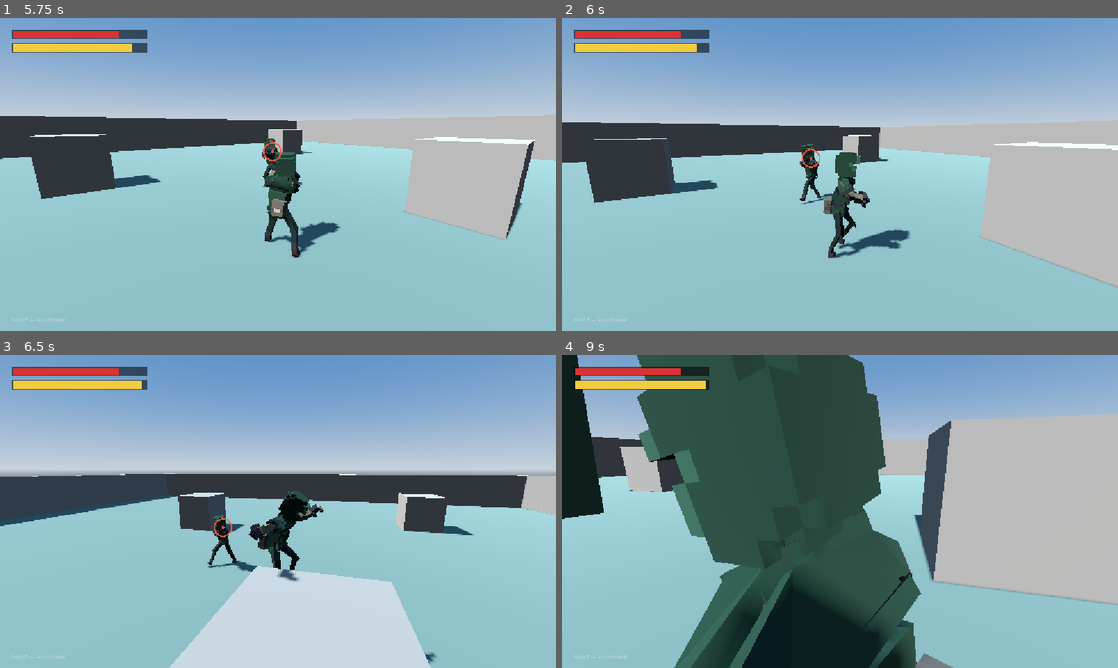
Above: before the commit, frames 1-4 (two rows, left to right).
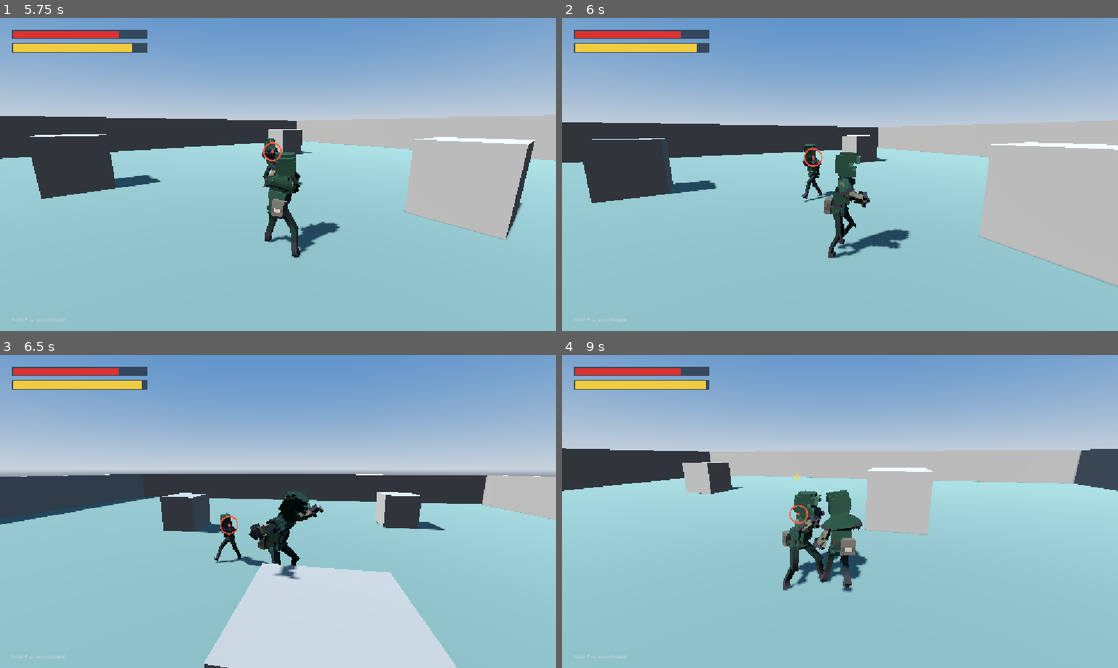
Above: after the commit, the same moments.

Repository: therealssorw/astria
Game: Godot game, scene res://scenes/main.tscn
The game is run twice, just before and just after one commit, with the same random seed, the same clock (stepped at 60 frames per second) and the same inputs. This scene is started directly instead of the project's main scene. A sky picture missing from this copy of the repository is replaced by a grey-blue gradient. Sound files missing from this copy of the repository are replaced by a short silence.
Inputs (mouse positions are in pixels of both pictures, inside the frame that each line leads up to):
- Up to frame 1 (5.75 s): tap Enter (ui_accept) at 0.5 s; move the mouse to (305, 174) at 0.52 s; hold W (move_forward) from 0.53 s (still down); click (305, 174) at 0.6 s; tap Space (jump) at 0.77, 1.52, 3.02, 3.77, 4.52 s; move the mouse to (250, 174) at 1.27 s; right-click (250, 174) at 1.35 s; move the mouse to (289, 168) at 2.02 s; hold E (interact) 2.03-2.78 s; move the mouse to (272, 180) at 2.77 s; tap Tab (lock_on) at 2.85 s; click (272, 180) at 2.92 s; move the mouse to (316, 177) at 3.52 s; hold P (scoreboard) 3.53-4.28 s; tap I (inventory) at 4.15 s; move the mouse to (233, 171) at 4.27 s; tap Ctrl (slide) at 4.35 s; move the mouse to (283, 174) at 5.02 s; click (283, 174) at 5.1 s
- Up to frame 2 (6 s): move the mouse to (817, 168) at 5.77 s; release W (move_forward) at 5.78 s; hold D (move_right) from 5.78 s (still down); right-click (817, 168) at 5.85 s
- Up to frame 3 (6.5 s): keep holding D (move_right); tap Space (jump) at 6.02 s
- Up to frame 4 (9 s): move the mouse to (867, 511) at 6.52 s; release D (move_right) at 6.53 s; hold E (interact) 6.53-7.28 s; hold W (move_forward) 6.53-8.78 s; tap Space (jump) at 6.77, 7.52 s; move the mouse to (812, 511) at 7.27 s; tap Tab (lock_on) at 7.35 s; click (812, 511) at 7.42 s; move the mouse to (851, 505) at 8.02 s; hold P (scoreboard) 8.03-8.78 s; move the mouse to (834, 517) at 8.77 s; hold A (move_left) from 8.78 s (still down); tap Ctrl (slide) at 8.85 s

Frame 1 is identical in both runs. In frame 2, 0.7% of the frame differs, in the area x 2-100%, y 33-86%; in frame 3, 6.2%; in frame 4, 59%, in the area x 0-100%, y 0-100%.

Commit message:
Enemies drop 5-15 gold on death (server-rolled, walk-over pickup)
- enemy.gd: gold_min/gold_max exports; server rolls on _die
- Net: replicated GoldDrop piles in a runtime World/Drops container,
  server-side proximity pickup paying into the registry gold field,
  late-join snapshot, 2-min despawn; own gold mirrors into
  GameStats.coins so inventory/shops keep working
- gold_drop.gd: bobbing coin-stack visual + floating pickup text
- tests/test_gold_drops.tscn: headless end-to-end test (PASS)

Co-Authored-By: Claude Fable 5 <noreply@anthropic.com>

Diff:
--- a/scripts/core/game_stats.gd
+++ b/scripts/core/game_stats.gd
@@ -1,6 +1,7 @@
 extends Node
-## Autoload: run-wide local stats that survive scene changes. Kills and
-## deaths moved to the server-authoritative registry in Net (multiplayer);
-## only local currency lives here now.
+## Autoload: run-wide local stats that survive scene changes. Kills, deaths
+## and gold are server-authoritative in the Net registry; `coins` here is a
+## read-mostly MIRROR of your own registry gold (Net overwrites it on every
+## registry sync) so local UI and shops can keep reading GameStats.coins.
 
-var coins := 0      # placeholder currency for now
+var coins := 0
--- a/scripts/core/network_manager.gd
+++ b/scripts/core/network_manager.gd
@@ -18,6 +18,11 @@
 const VITALS_INTERVAL := 0.5               # server -> owner stamina/health sync
 const KILL_Y := 30.0                       # below the waves -> counts as a death
 
+const GOLD_DROP_SCRIPT := preload("res://scripts/world/gold_drop.gd")
+const GOLD_PICKUP_RANGE := 1.4             # walk this close to collect a pile
+const GOLD_PICKUP_INTERVAL := 0.1          # server proximity check cadence
+const GOLD_DESPAWN_SECONDS := 120.0        # unclaimed piles vanish after this
+
 var players := {}  # peer_id -> {"name": String, "kills": int, "deaths": int}
 var is_dedicated := false
 var active := false            # hosting or connected right now
@@ -34,9 +39,11 @@
 var _upnp_mapper = null      # UPNP instance that owns the active mapping
 var _mapped_port := 0        # 0 = nothing mapped on the router right now
 var _enemy_counter := 0
+var _gold_counter := 0
 var _player_bcast_accum := 0.0
 var _enemy_bcast_accum := 0.0
 var _vitals_accum := 0.0
+var _gold_accum := 0.0
 
 func _ready() -> void:
 	multiplayer.peer_connected.connect(_on_peer_connected)
@@ -193,6 +200,10 @@
 		for e in en.get_children():
 			if not e.dead:
 				rpc_id(id, "cl_spawn_enemy", String(e.name), e.global_position)
+	var dn := _drops_node()
+	if dn:
+		for d in dn.get_children():
+			rpc_id(id, "cl_spawn_gold", String(d.name), d.global_position, d.amount)
 	rpc_id(id, "cl_sync_players", players)
 	# then their own pawn, broadcast to everyone (including them)
 	_server_spawn_player(id)
@@ -227,18 +238,22 @@
 	if pawn:
 		pawn.queue_free()
 
-## Registry broadcast — the ONLY source of usernames/kills/deaths anywhere.
+## Registry broadcast — the ONLY source of usernames/kills/deaths/gold
+## anywhere. Your own gold is mirrored into GameStats.coins so local UI
+## (inventory, future shops) reads the server-true amount.
 @rpc("authority", "call_remote", "reliable")
 func cl_sync_players(server_players: Dictionary) -> void:
 	players = server_players
+	GameStats.coins = int(my_stats().get("gold", 0))
 	player_list_changed.emit()
 
 func _sync_players() -> void:
 	rpc("cl_sync_players", players)
+	GameStats.coins = int(my_stats().get("gold", 0))
 	player_list_changed.emit()
 
 func _make_entry(username: String) -> Dictionary:
-	return {"name": username, "kills": 0, "deaths": 0}
+	return {"name": username, "kills": 0, "deaths": 0, "gold": 0}
 
 func _sanitize_name(raw: String) -> String:
 	var cleaned := ""
@@ -281,6 +296,10 @@
 	if _vitals_accum >= VITALS_INTERVAL:
 		_vitals_accum = 0.0
 		_send_vitals(pn)
+	_gold_accum += delta
+	if _gold_accum >= GOLD_PICKUP_INTERVAL:
+		_gold_accum = 0.0
+		_check_gold_pickups(pn)
 	_check_fell_off_world(pn)
 
 func _broadcast_player_states(pn: Node) -> void:
@@ -493,6 +512,85 @@
 
 func server_remove_enemy(enemy_name: String) -> void:
 	rpc("cl_remove_enemy", enemy_name)
+
+# ---------------- gold drops ----------------
+# The pile itself is cosmetic on every peer; the server owns who gets paid.
+
+## SERVER: drop a pile of gold into the world (called by dying enemies).
+func server_spawn_gold(pos: Vector3, amount: int) -> void:
+	if not multiplayer.is_server() or amount <= 0:
+		return
+	_gold_counter += 1
+	var drop_name := "Gold_%d" % _gold_counter
+	rpc("cl_spawn_gold", drop_name, pos, amount)
+	_do_spawn_gold(drop_name, pos, amount)
+	get_tree().create_timer(GOLD_DESPAWN_SECONDS).timeout.connect(func() -> void:
+		var dn := _drops_node()
+		var d: Node = dn.get_node_or_null(drop_name) if dn else null
+		if d: # never claimed — quietly rot away
+			rpc("cl_remove_gold", drop_name)
+			d.queue_free())
+
+@rpc("authority", "call_remote", "reliable")
+func cl_spawn_gold(drop_name: String, pos: Vector3, amount: int) -> void:
+	_do_spawn_gold(drop_name, pos, amount)
+
+func _do_spawn_gold(drop_name: String, pos: Vector3, amount: int) -> void:
+	var dn := _drops_node(true)
+	if dn == null or dn.has_node(drop_name):
+		return
+	var drop: Node3D = GOLD_DROP_SCRIPT.new()
+	drop.name = drop_name
+	drop.amount = amount
+	dn.add_child(drop)
+	drop.global_position = pos
+
+@rpc("authority", "call_remote", "reliable")
+func cl_remove_gold(drop_name: String) -> void:
+	var dn := _drops_node()
+	if dn == null:
+		return
+	var d := dn.get_node_or_null(drop_name)
+	if d:
+		d.queue_free()
+
+## SERVER: award piles to the first living player standing on them.
+func _check_gold_pickups(pn: Node) -> void:
+	var dn := _drops_node()
+	if dn == null:
+		return
+	for d in dn.get_children():
+		var dpos: Vector3 = d.global_position
+		for pawn in pn.get_children():
+			if pawn.dead or not players.has(pawn.peer_id):
+				continue
+			var ppos: Vector3 = pawn.server_body_pos()
+			if Vector2(ppos.x - dpos.x, ppos.z - dpos.z).length() <= GOLD_PICKUP_RANGE \
+					and absf(ppos.y - dpos.y) < 2.0:
+				_server_award_gold(pawn.peer_id, d)
+				break
+
+func _server_award_gold(id: int, drop: Node) -> void:
+	players[id]["gold"] = int(players[id].get("gold", 0)) + drop.amount
+	print("[Net] %s picked up %d gold" % [players[id]["name"], drop.amount])
+	_sync_players()
+	rpc("cl_gold_picked", String(drop.name), drop.amount, drop.global_position)
+	_do_gold_picked(String(drop.name), drop.amount, drop.global_position)
+
+@rpc("authority", "call_remote", "reliable")
+func cl_gold_picked(drop_name: String, amount: int, pos: Vector3) -> void:
+	_do_gold_picked(drop_name, amount, pos)
+
+func _do_gold_picked(drop_name: String, amount: int, pos: Vector3) -> void:
+	var w := _world()
+	if w == null:
+		return
+	GOLD_DROP_SCRIPT.spawn_pickup_text(w, pos, amount)
+	var dn := _drops_node()
+	if dn:
+		var d := dn.get_node_or_null(drop_name)
+		if d:
+			d.queue_free()
 
 @rpc("authority", "call_remote", "reliable")
 func cl_remove_enemy(enemy_name: String) -> void:
@@ -596,6 +694,18 @@
 	var w := _world()
 	return w.get_node_or_null("Enemies") if w else null
 
+## Runtime-only container for gold piles (created on demand on each peer).
+func _drops_node(create := false) -> Node:
+	var w := _world()
+	if w == null:
+		return null
+	var dn := w.get_node_or_null("Drops")
+	if dn == null and create:
+		dn = Node3D.new()
+		dn.name = "Drops"
+		w.add_child(dn)
+	return dn
+
 func _pawn(id: int) -> Node:
 	var pn := _players_node()
 	return pn.get_node_or_null(str(id)) if pn else null
--- a/scripts/entities/enemy.gd
+++ b/scripts/entities/enemy.gd
@@ -68,6 +68,10 @@
 @export var block_reflex_dist := 3.5
 @export_group("Death")
 @export var despawn_delay := 5.0
+## Gold dropped at the corpse — the SERVER rolls a whole number in
+## [gold_min, gold_max]; whoever walks over the pile first gets it.
+@export var gold_min := 5
+@export var gold_max := 15
 
 @onready var nav_agent: NavigationAgent3D = $NavigationAgent3D
 @onready var body_visual: Node3D = $Visual
@@ -551,6 +555,7 @@
 
 func _die(attacker: int) -> void:
 	Net.server_record_enemy_kill(String(name), attacker) # scoreboard + tells clients
+	Net.server_spawn_gold(global_position, randi_range(gold_min, maxi(gold_min, gold_max)))
 	net_die() # local presentation on the host
 	get_tree().create_timer(despawn_delay).timeout.connect(func() -> void:
 		if is_instance_valid(self):
--- /dev/null
+++ b/scripts/world/gold_drop.gd
@@ -0,0 +1,52 @@
+class_name GoldDrop
+extends Node3D
+## A pile of gold dropped by a dead bandit. Purely cosmetic on every peer —
+## the SERVER decides who picks it up (nearest living player inside pickup
+## range, checked in Net) and awards the amount into the player registry.
+## Clients just render the bobbing, spinning pile.
+
+var amount := 0
+
+var _visual: Node3D
+var _t := 0.0
+
+func _ready() -> void:
+	_visual = Node3D.new()
+	add_child(_visual)
+	var mat := StandardMaterial3D.new()
+	mat.albedo_color = Color(0.95, 0.78, 0.2)
+	mat.metallic = 0.8
+	mat.roughness = 0.35
+	# small stack of coins, slightly scattered so it reads as a pile
+	for i in 3:
+		var coin := MeshInstance3D.new()
+		var mesh := CylinderMesh.new()
+		mesh.top_radius = 0.11
+		mesh.bottom_radius = 0.11
+		mesh.height = 0.035
+		coin.mesh = mesh
+		coin.material_override = mat
+		coin.position = Vector3(cos(i * 2.4) * 0.07, 0.02 + i * 0.037, sin(i * 2.4) * 0.07)
+		coin.rotation.y = i * 1.1
+		_visual.add_child(coin)
+
+func _process(delta: float) -> void:
+	_t += delta
+	_visual.position.y = 0.06 + sin(_t * 2.5) * 0.05
+	_visual.rotation.y += delta * 1.8
+
+## Floating "+N gold" feedback where a pile was collected (all peers).
+static func spawn_pickup_text(parent: Node, pos: Vector3, gold: int) -> void:
+	var label := Label3D.new()
+	label.text = "+%d gold" % gold
+	label.billboard = BaseMaterial3D.BILLBOARD_ENABLED
+	label.font_size = 48
+	label.pixel_size = 0.004
+	label.outline_size = 12
+	label.modulate = Color(0.98, 0.85, 0.3)
+	parent.add_child(label)
+	label.global_position = pos + Vector3.UP * 0.6
+	var tw := label.create_tween()
+	tw.tween_property(label, "global_position", pos + Vector3.UP * 1.8, 0.9)
+	tw.parallel().tween_property(label, "modulate:a", 0.0, 0.9)
+	tw.tween_callback(label.queue_free)
--- /dev/null
+++ b/tests/test_gold_drops.gd
@@ -0,0 +1,81 @@
+extends Node
+## Headless integration test for gold drops. Run:
+##   godot --headless --path . res://tests/test_gold_drops.tscn
+## Hosts a listen server in-process, kills a bandit next to the pawn with
+## kill credit for peer 1, then checks: exactly one pile spawns, the rolled
+## amount is 5..15, walking onto it pays that amount into the registry and
+## the GameStats.coins mirror. Prints GOLDTEST RESULT=PASS/FAIL and exits
+## with the matching code.
+
+func _ready() -> void:
+	# the runner must live on /root — Net.host_game() frees this test scene
+	var runner := Runner.new()
+	runner.name = "GoldTestRunner"
+	get_tree().root.add_child.call_deferred(runner)
+
+class Runner:
+	extends Node
+
+	func _ready() -> void:
+		_run()
+
+	func _fail(msg: String) -> void:
+		print("GOLDTEST RESULT=FAIL (%s)" % msg)
+		get_tree().quit(1)
+
+	func _run() -> void:
+		var tree := get_tree()
+		await tree.physics_frame
+		Net.host_game("Tester")
+
+		# wait for the world scene and our own pawn
+		var pawn: Node3D = null
+		for i in 900:
+			await tree.physics_frame
+			var world := tree.current_scene
+			if world and String(world.name) == "World":
+				var pn := world.get_node_or_null("Players")
+				if pn and pn.get_child_count() > 0:
+					pawn = pn.get_child(0)
+					break
+		if pawn == null:
+			_fail("pawn never spawned")
+			return
+
+		# drop a bandit next to the pawn and kill it, credited to peer 1
+		var bandit: Node3D = (load("res://scenes/enemy.tscn") as PackedScene).instantiate()
+		bandit.name = Net.next_enemy_name()
+		tree.current_scene.get_node("Enemies").add_child(bandit)
+		bandit.global_position = pawn.global_position + Vector3(3, 0.5, 0)
+		Net.server_broadcast_enemy_spawn(bandit)
+		for i in 5:
+			await tree.physics_frame
+		bandit.take_damage(99999.0, Vector3.ZERO, 1)
+		await tree.physics_frame
+
+		var dn: Node = tree.current_scene.get_node_or_null("Drops")
+		if dn == null or dn.get_child_count() != 1:
+			_fail("expected exactly one gold drop")
+			return
+		var drop: Node3D = dn.get_child(0)
+		var amount: int = drop.amount
+		print("GOLDTEST rolled=", amount)
+		if amount < 5 or amount > 15:
+			_fail("amount out of range")
+			return
+
+		# step onto the pile (teleporting the host pawn is authoritative)
+		pawn.global_position = drop.global_position
+		var gold := 0
+		for i in 120:
+			await tree.physics_frame
+			gold = int(Net.players[1].get("gold", 0))
+			if gold > 0:
+				break
+		print("GOLDTEST registry_gold=", gold, " coins_mirror=", GameStats.coins,
+				" kills=", Net.players[1]["kills"])
+		if gold == amount and GameStats.coins == amount and int(Net.players[1]["kills"]) == 1:
+			print("GOLDTEST RESULT=PASS")
+			get_tree().quit(0)
+		else:
+			_fail("award mismatch")
--- /dev/null
+++ b/tests/test_gold_drops.tscn
@@ -0,0 +1,6 @@
+[gd_scene load_steps=2 format=3 uid="uid://goldtest0astria"]
+
+[ext_resource type="Script" path="res://tests/test_gold_drops.gd" id="1_test"]
+
+[node name="GoldDropTest" type="Node"]
+script = ExtResource("1_test")
Not shown, added: scripts/world/gold_drop.gd.uid
Not shown, changed: CLAUDE.md
